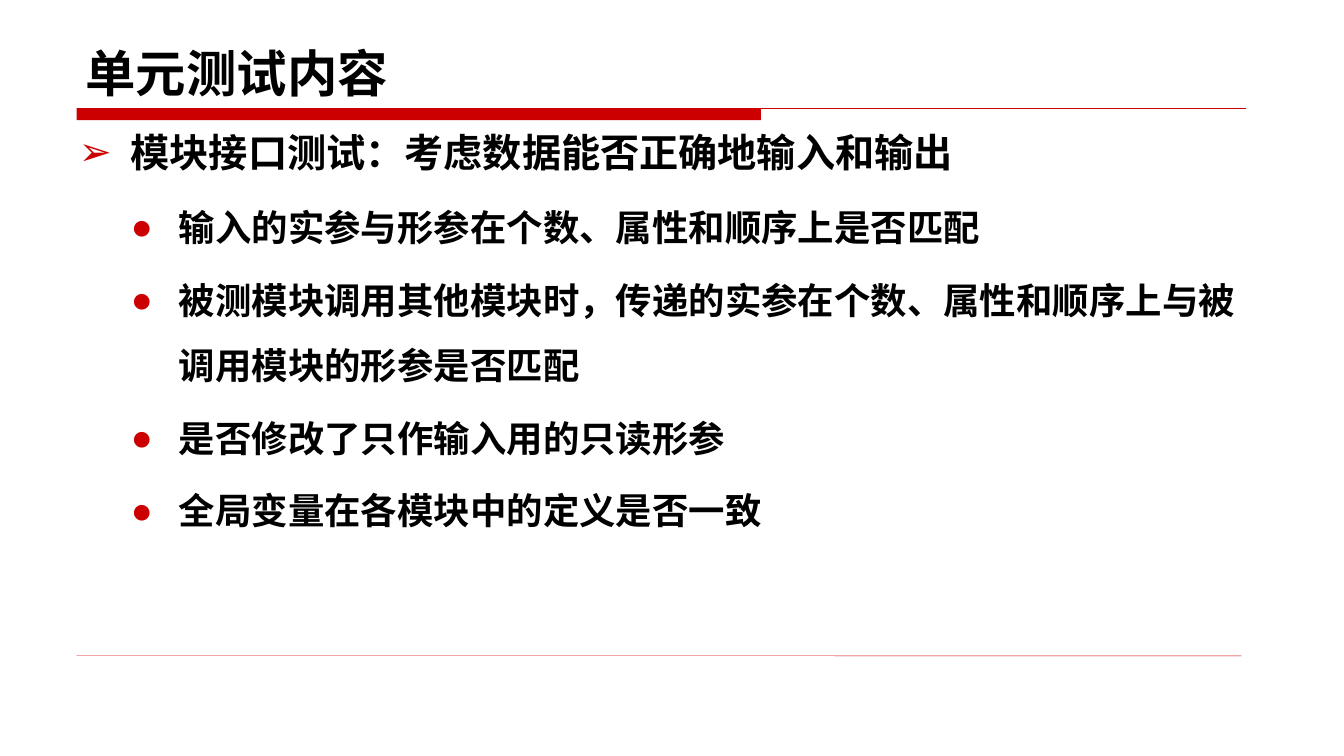
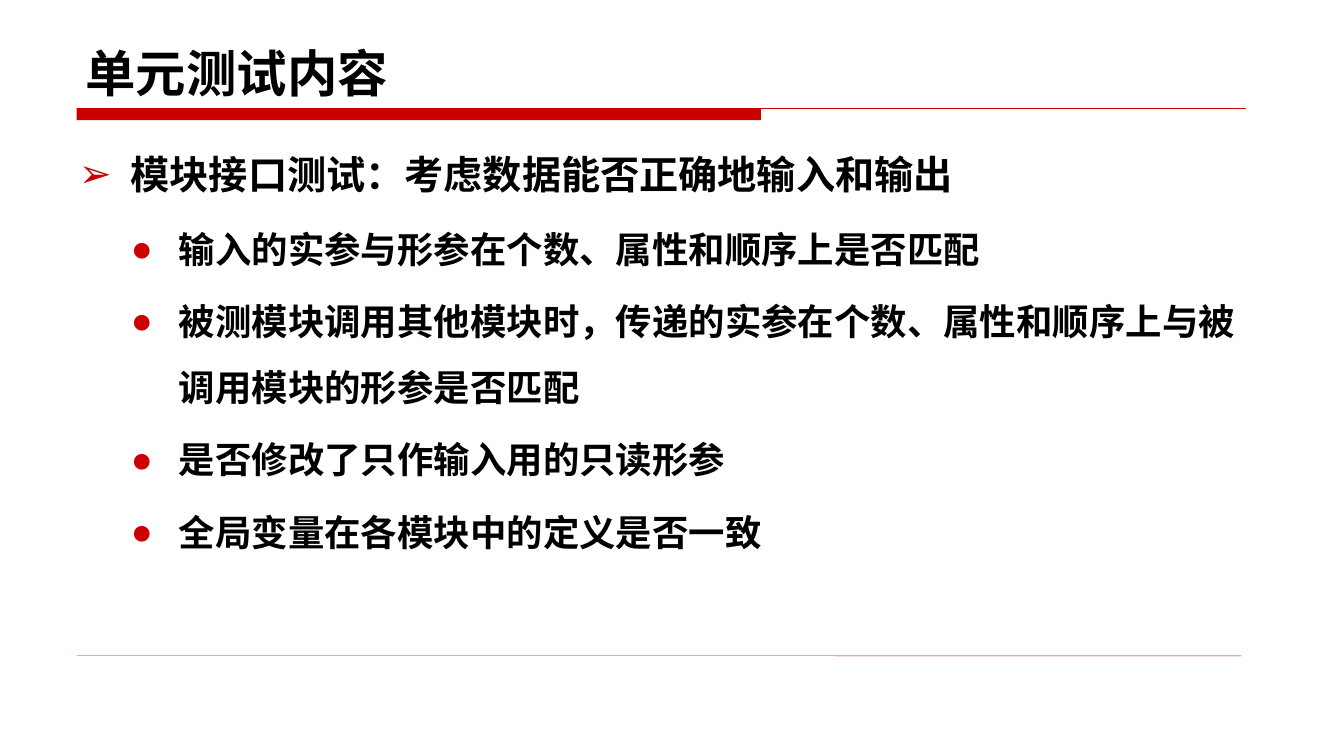
Before and after one commit to edu2act/course-foundation-software-tesing, a slide deck: slide 7 of materials/slides/7.pptx. Drawn at 1344x756 pixels with LibreOffice and Linux fonts; fonts in the diff are those of the drawing. Boxes give left, top, right and bottom in pixels: in the first picture for what was removed or moved away, otherwise in the second. Text is boxed around its words. In the diff, an @@ line names an element or a change of style, - is before the commit and + after.

```diff
--- a/materials/slides/7.pptx
+++ b/materials/slides/7.pptx
@@ text "模块接口测试：考虑数据能否正确地输入和输出": place and size @@
-text "模块接口测试：考虑数据能否正确地输入和输出" at bbox=[131, 133, 1235, 528]
+text "模块接口测试：考虑数据能否正确地输入和输出" at bbox=[131, 155, 1235, 550]
```
Also in this commit, not shown: 8 other slides changed, 11 slides added, 1 slide removed, 4 other files.
